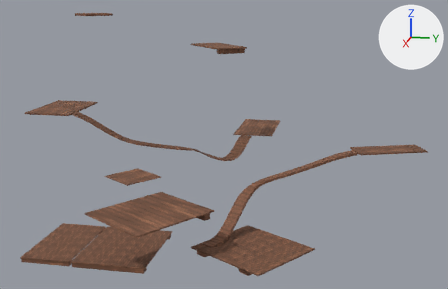
An edit to the FBX model G-Lab-E/Assets/kubokawa/Models/stage_spring/field_spring_woodfloor_grp.fbx, drawn before and after from the same camera.
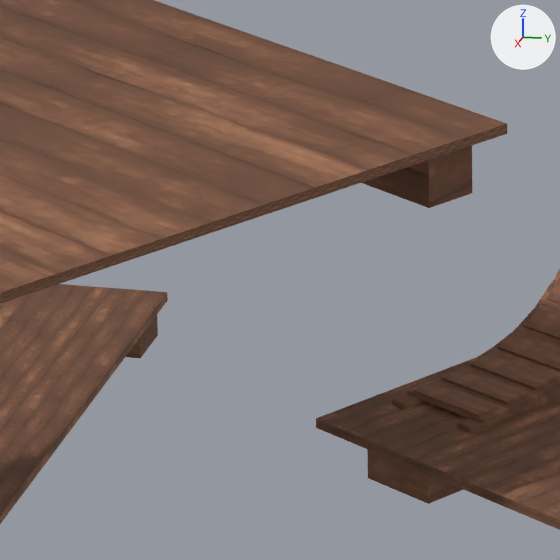
Each version is shown whole from a 50 mm lens placed at (-165.2, -114.5, 27.8), pointed at (-218.7, -125.2, 14.4), then close up on the part from 34% to 49% of the width and 67% to 91% of the height. Arrows for +X, +Y and +Z are at upper right; the lights stay in place. Where no turn or scale is listed for an object, it has been applied to the vertices.

Script lines for the objects in view, before the commit:
```python
me_mesh = bpy.data.meshes.new('Mesh')
me_mesh.from_pydata(...)  # 32 vertices, 21 faces; spans x -4.89..4.89, y -4.97..4.97, z -1.84..1.84
me_mesh.materials.append(mat_field_spring_tilling_wood_mt)
me_mesh_003 = bpy.data.meshes.new('Mesh.003')
me_mesh_003.from_pydata(...)  # 16 vertices, 12 faces; spans x -4.97..4.97, y -4.84..4.84, z -0.38..0.38
me_mesh_003.materials.append(mat_field_spring_tilling_wood_mt)
# before: 0 (-1.33, 4.48, -0.38) at pixel (472, 193), 1 (-4.65, -0.46, -0.38), 2 (-1.33, 4.48, 0.27), 3 (-4.65, -0.46, 0.27), 4 (-0.85, 4.16, 0.27)
# before: 5 (-4.17, -0.78, 0.27), 6 (-0.85, 4.16, -0.38) at pixel (429, 208), 7 (-4.17, -0.78, -0.38)
me_mesh_009 = bpy.data.meshes.new('Mesh.009')
me_mesh_009.from_pydata(...)  # 2008 vertices, 1734 faces; spans x -6.3..6.3, y -11.5..11.5, z -5.3..5.3
me_mesh_009.materials.append(mat_field_spring_tilling_wood_mt)
ob_field_spring_road = bpy.data.objects.new('field_spring_road', me_mesh_009)
ob_field_spring_road.location = (-217.17, -124.91, 12.87)
ob_field_spring_woodfloor1 = bpy.data.objects.new('field_spring_woodfloor1', me_mesh)
ob_field_spring_woodfloor1.location = (-211.75, -121.43, 5.8)
ob_field_spring_woodfloor4 = bpy.data.objects.new('field_spring_woodfloor4', me_mesh_003)
ob_field_spring_woodfloor4.location = (-208.74, -129.05, 10.88)
# also in view: 'field_spring_woodfloor2' at (-213.0, -135.1, 6.1)
```
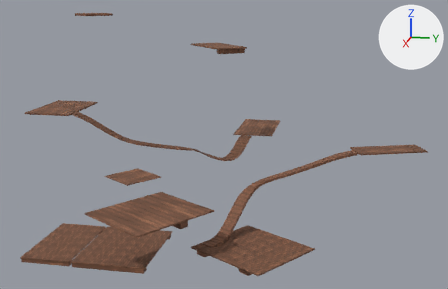
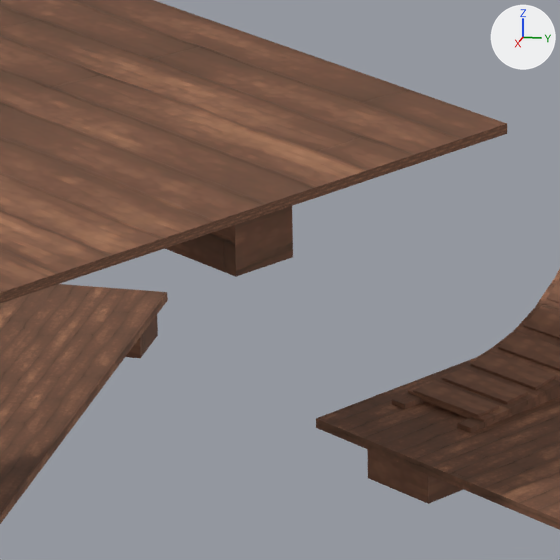
The change, as a list of edits to the scene's bpy script:
```text
Change me_mesh_003:
    used by ob_field_spring_woodfloor4; location = (-208.74, -129.05, 10.88)
    verts and faces of me_mesh_003; kept vertices keep their numbers, new ones are numbered from 16
    remove me_mesh_003.from_pydata(...)  # 16 vertices, 12 faces; spans x -4.97..4.97, y -4.84..4.84, z -0.38..0.38
    add me_mesh_003.from_pydata(...)  # 16 vertices, 11 faces; spans x -4.97..4.97, y -4.84..4.84, z -0.38..0.38
    me_mesh_003 part 1
    add delete_faces([(2, 3, 5, 4)])
    add verts[0] = (0.66, 3.2, -0.38)  # moved, pixel (293, 257)
    add verts[2] = (0.66, 3.2, 0.27)  # moved
    add verts[1] = (-2.63, -1.77, -0.38)  # moved
    add verts[3] = (-2.63, -1.77, 0.27)  # moved
    add verts[4] = (1.24, 2.81, 0.27)  # moved
    add verts[6] = (1.24, 2.81, -0.38)  # moved, pixel (235, 276)
    add verts[5] = (-2.05, -2.16, 0.27)  # moved
    add verts[7] = (-2.05, -2.16, -0.38)  # moved
```

Boxes [x1, y1, x2, y2] around the edits, measured in the close-ups (560 x 560 px):
part 1 of me_mesh_003, cut back: before [362, 146, 472, 208]; after [165, 206, 293, 277]
